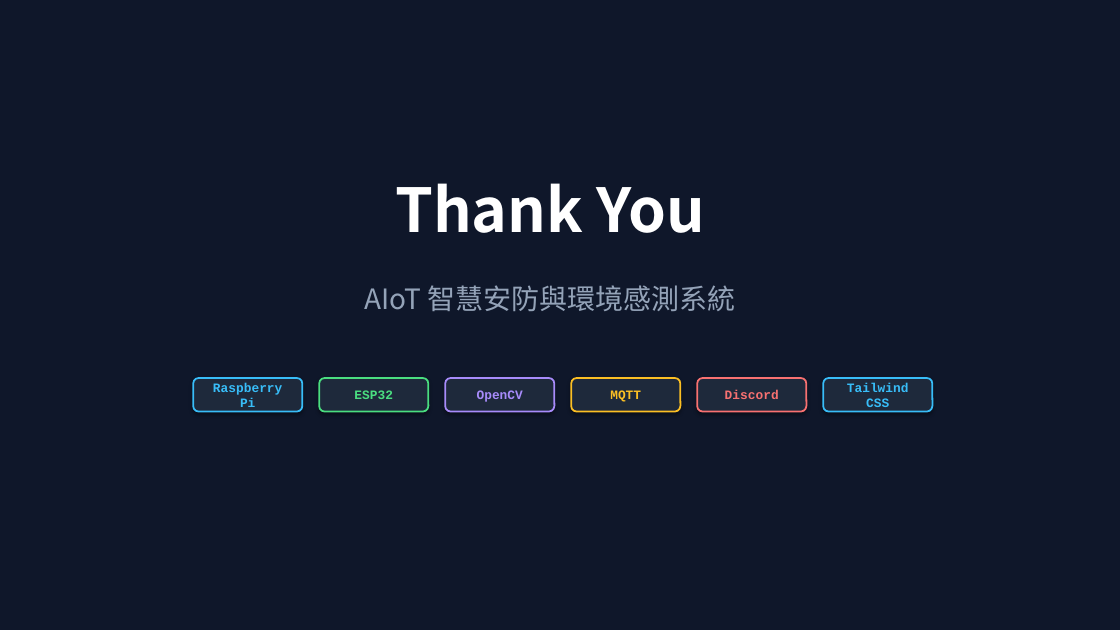
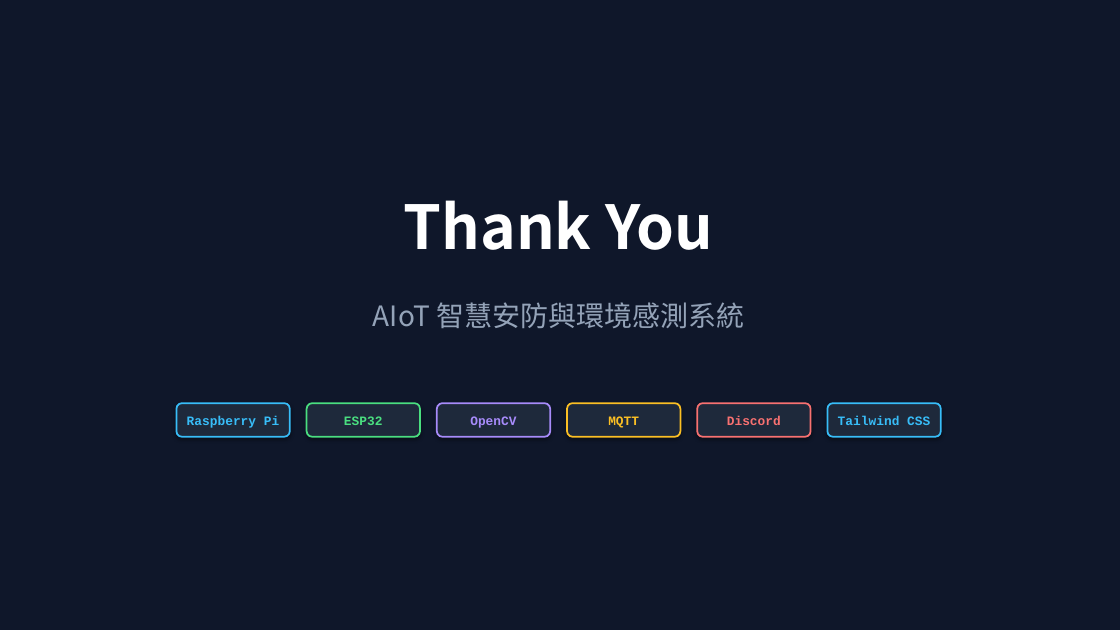
Before and after one commit to Chuck-Huang-yung/AIoT-Security-System, a slide deck: slide 16 of AIoT_期末專題報告.pptx. Drawn at 1120x630 pixels with LibreOffice and Linux fonts; fonts in the diff are those of the drawing. Boxes give left, top, right and bottom in pixels: in the first picture for what was removed or moved away, otherwise in the second. Text is boxed around its words. In the diff, an @@ line names an element or a change of style, - is before the commit and + after.

```diff
--- a/AIoT_期末專題報告.pptx
+++ b/AIoT_期末專題報告.pptx
@@ text "Thank You" moved from (x1=395, y1=183, x2=705, y2=233) to (x1=404, y1=200, x2=713, y2=250) @@
@@ text "AIoT 智慧安防與環境感測系統" moved from (x1=364, y1=285, x2=736, y2=311) to (x1=373, y1=302, x2=744, y2=328) @@
@@ rounded rectangle "Raspberry Pi" resized from (x1=193, y1=378, x2=302, y2=412) to (x1=176, y1=403, x2=290, y2=437) @@
@@ rounded rectangle "ESP32" moved from (x1=319, y1=378, x2=429, y2=412) to (x1=307, y1=403, x2=420, y2=437) @@
@@ rounded rectangle "OpenCV" moved from (x1=445, y1=378, x2=555, y2=412) to (x1=437, y1=403, x2=550, y2=437) @@
@@ rounded rectangle "MQTT" resized from (x1=571, y1=378, x2=681, y2=412) to (x1=567, y1=403, x2=681, y2=437) @@
@@ rounded rectangle "Discord" resized from (x1=697, y1=378, x2=807, y2=412) to (x1=697, y1=403, x2=811, y2=437) @@
@@ rounded rectangle "Tailwind CSS" moved from (x1=823, y1=378, x2=933, y2=412) to (x1=828, y1=403, x2=941, y2=437) @@
```
Also in this commit, not shown: 15 other slides changed, 2 other files.
